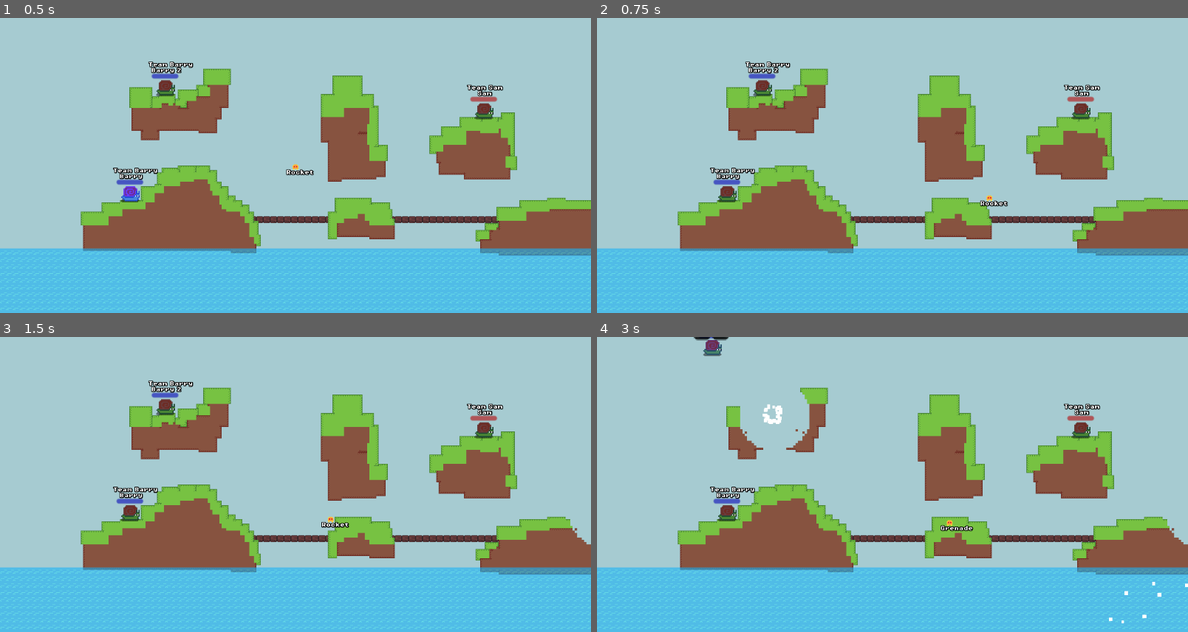
Above: before the commit, frames 1-4 (two rows, left to right).
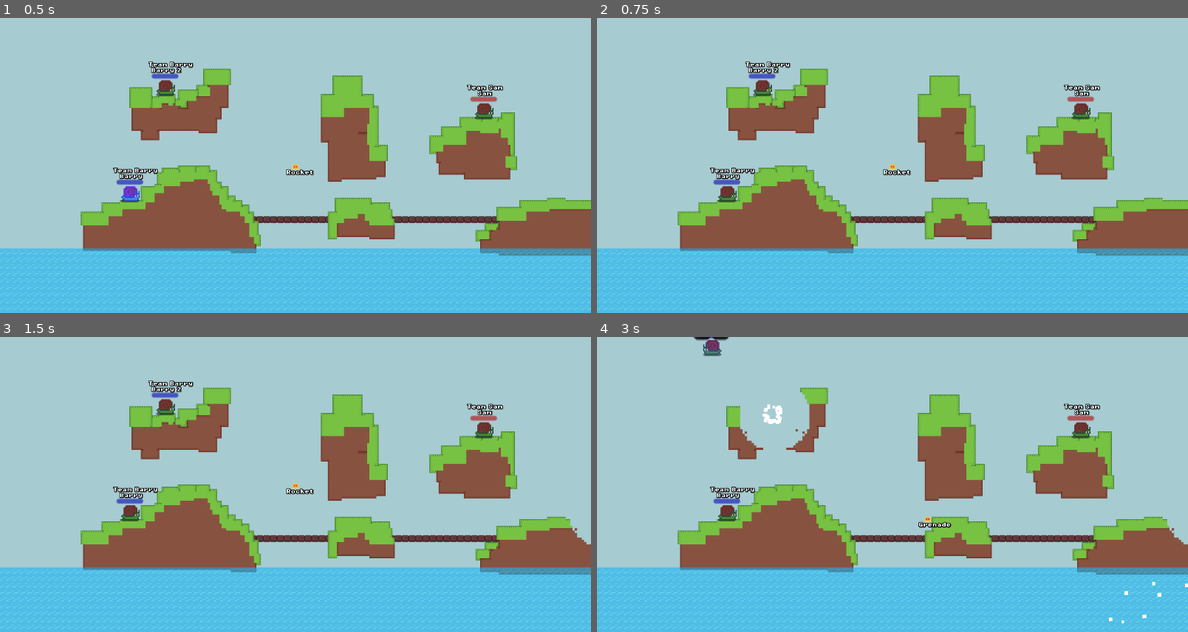
Above: after the commit, the same moments.

Repository: codingbanana21/Snail-Wars
Game: Godot game, scene res://scenes/game.tscn
Same seed, same stepped clock (60 frames per second), same inputs: the game is played once before the commit and once after it.
Inputs (mouse positions are in pixels of both pictures, inside the frame that each line leads up to):
- Up to frame 1 (0.5 s): no input
- Up to frame 2 (0.75 s): tap Enter (skip) at 0.5 s; move the mouse to (922, 165) at 0.52 s; press the mouse at (922, 165) at 0.53 s; hold D (right) from 0.53 s (still down)
- Up to frame 3 (1.5 s): keep holding D (right); tap W (jump) at 0.77 s; tap Space at 1.25 s; move the mouse to (265, 484) at 1.27 s; release the mouse at (265, 484) at 1.28 s; click (265, 484) at 1.35 s
- Up to frame 4 (3 s): tap W (jump) at 1.52 s; move the mouse to (904, 478) at 2.02 s; release D (right) at 2.03 s; press the mouse at (904, 478) at 2.03 s; hold A (left) 2.03-2.78 s; tap Mouse wheel down (last_weapon) at 2.1 s; tap Enter (skip) at 2.75 s; move the mouse to (886, 490) at 2.77 s; release the mouse at (886, 490) at 2.78 s; hold D (right) from 2.78 s (still down); tap Mouse wheel up (next_weapon) at 2.85 s

Frame 1 is identical in both runs. In frame 2, 0.2% of the frame differs, in the area x 48-70%, y 49-64%; in frame 3, 0.2%; in frame 4, 0.3%, in the area x 17-64%, y 1-66%.

Commit message:
Added new wepons

Diff:
--- /dev/null
+++ b/projectiles/air_strike.tscn
@@ -0,0 +1,10 @@
+[gd_scene format=3 uid="uid://b6xq62iwa8ut1"]
+
+[ext_resource type="PackedScene" uid="uid://cubfm8w8o5obj" path="res://projectiles/projectile.tscn" id="1_y44nj"]
+
+[node name="AirStrike" unique_id=791496552 instance=ExtResource("1_y44nj")]
+speed = 0.0
+knockback = 600
+explosion_size = 12
+explosion_accuracy = 14.0
+spawn_at_mouse = true
--- a/projectiles/drill.tscn
+++ b/projectiles/drill.tscn
@@ -5,12 +5,11 @@
 
 [node name="Drill" unique_id=152536886 instance=ExtResource("1_d7knd")]
 speed = 60.0
-projectile_gravity = 450.0
-damage = 30
+damage = 40
 knockback = 800
-explosion_size = 6
-explosion_accuracy = 6.0
-projectile_hp = 10
+explosion_size = 8
+explosion_accuracy = 8.0
+projectile_hp = 7
 
 [node name="Image" parent="." index="0" unique_id=2045045234]
 texture = ExtResource("2_tpgjy")
--- /dev/null
+++ b/projectiles/drill_strike.tscn
@@ -0,0 +1,16 @@
+[gd_scene format=3 uid="uid://cg3b8gda2b1sh"]
+
+[ext_resource type="PackedScene" uid="uid://cubfm8w8o5obj" path="res://projectiles/projectile.tscn" id="1_qlak5"]
+[ext_resource type="Texture2D" uid="uid://x4hcewvk3glh" path="res://assets/images/drill.png" id="2_u8o3f"]
+
+[node name="DrillStrike" unique_id=791496552 instance=ExtResource("1_qlak5")]
+speed = 0.0
+damage = 40
+knockback = 400
+explosion_size = 8
+explosion_accuracy = 8.0
+projectile_hp = 5
+spawn_at_mouse = true
+
+[node name="Image" parent="." index="0" unique_id=2045045234]
+texture = ExtResource("2_u8o3f")
--- a/scripts/Mouse.gd
+++ b/scripts/Mouse.gd
@@ -3,6 +3,8 @@
 @onready var weapon_label: Label = $WeaponLabel
 @onready var shake_timer: Timer = $ShakeTimer
 @onready var camera_2d: Camera2D = $Camera2D
+
+var moving: bool = false
 
 
 func _ready() -> void:
@@ -16,6 +18,10 @@
 		weapon_label.text = "Drill"
 	elif Globals.weapon_number == 4:
 		weapon_label.text = "Bomb"
+	elif Globals.weapon_number == 5:
+		weapon_label.text = "Air Strke"
+	elif Globals.weapon_number == 6:
+		weapon_label.text = "Drill Strke"
 	else:
 		weapon_label.text = "Rocket"
 
@@ -30,8 +36,11 @@
 
 
 func _input(event: InputEvent) -> void:
-	if !Input.is_action_pressed("attack"):
+	if !Input.is_action_pressed("attack") and event is InputEventMouseMotion:
 		global_position = Globals.mouse_position
+		moving = true
+	else:
+		moving = false
 
 
 func shake():
--- a/scripts/player.gd
+++ b/scripts/player.gd
@@ -58,12 +58,12 @@
 		if Input.is_action_just_pressed("last_weapon"):
 			weapon -= 1
 
-		weapon = clamp(weapon, 1, 4)
+		weapon = clamp(weapon, 1, 6)
 		Globals.weapon_number = weapon
 
-		if global_position > Globals.mouse_position:
+		if global_position > Globals.mouse_position and Mouse.moving:
 			snail.flip_h = true
-		else:
+		elif Mouse.moving:
 			snail.flip_h = false
 
 		if Input.is_action_pressed("attack"):
@@ -110,6 +110,10 @@
 		projectile = load("res://projectiles/drill.tscn").instantiate()
 	elif weapon == 4:
 		projectile = load("res://projectiles/bomb.tscn").instantiate()
+	elif weapon == 5:
+		projectile = load("res://projectiles/air_strike.tscn").instantiate()
+	elif weapon == 6:
+		projectile = load("res://projectiles/drill_strike.tscn").instantiate()
 	else:
 		projectile = load("res://projectiles/rocket.tscn").instantiate()
 
@@ -142,3 +146,6 @@
 
 		var fall_damage = int((velocity.y - 600) / 15.0)
 		damage(fall_damage)
+
+		if Globals.player_turn == player_number:
+			Globals.next_player()
--- a/scripts/projectile.gd
+++ b/scripts/projectile.gd
@@ -6,20 +6,26 @@
 @onready var explosion_timer: Timer = $ExplosionTimer
 
 @export var speed: float = 70.0
-@export var projectile_gravity: float = 650.0
+@export var projectile_gravity: int = 650
 @export var damage: int = 50
 @export var knockback: int = 1000
 @export var explosion_time: float = 3.0
 @export var explosion_size: int = 16
 @export var explosion_accuracy: float = 18
 @export var projectile_hp: int = 1
+@export var spawn_at_mouse: bool = false
 
 
 func _ready() -> void:
-	global_position += transform.x * 20
-	velocity += transform.x * speed
 	explosion_timer.start(explosion_time)
 	hurt_box.scale *= explosion_size
+
+	if spawn_at_mouse:
+		global_position.x = Mouse.global_position.x
+		global_position.y = -256.0
+	else:
+		global_position += transform.x * 20.0
+		velocity += transform.x * speed
 
 
 func _physics_process(delta: float) -> void:
